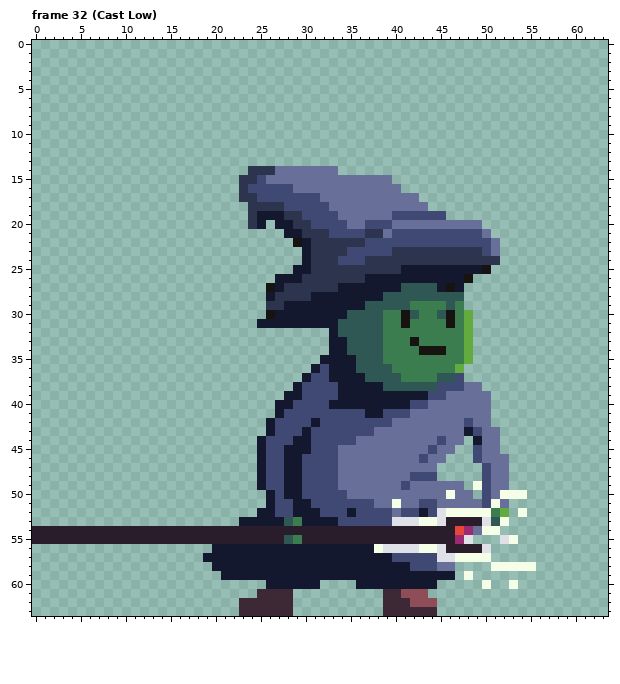
Edited in one commit: pixel-art file (Characters/Sprites/Green/Green.aseprite). The first picture shows the starting point.
64x64 pixels, 45 frames. Shown: frame 32 (Cast Low). The commit also changed other frames, which this record leaves out.
Now the later version:
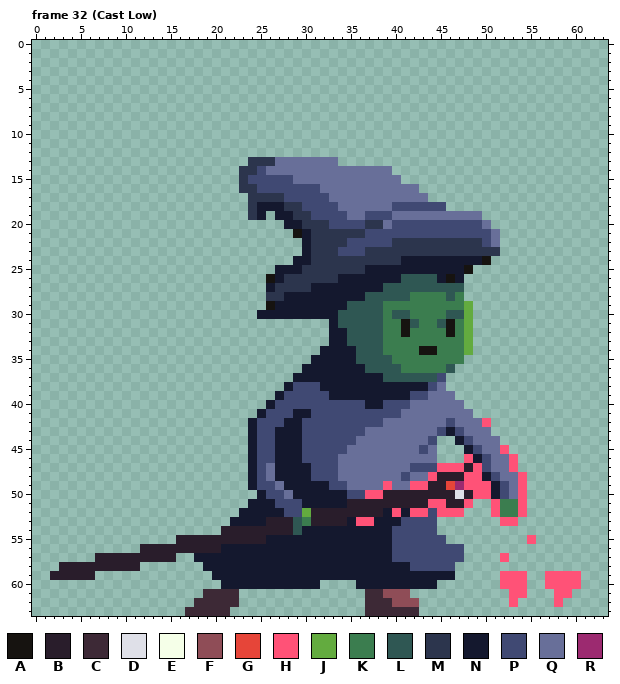
Palette (. is transparent): A #161310  B #291d2b  C #3d2936  D #dfe0e8  E #f5ffe8  F #8f4d57  G #e64539  H #ff5277  J #63ab3f  K #3b7d4f  L #2f5753  M #2c354d  N #14182e  P #404973  Q #686f99  R #9c2a70
Edits made:
Changed rows in their new state; - is an unchanged pixel.
Frame 32 (Cast Low), layer "New Char":
first column x 0:
13 ------------------------MMMQQQQQQQ---------------------------
14 -----------------------M-PQ-------QQQQQQ---------------------
15 ------------------------P-PPP-----------Q--------------------
16 ------------------------M----PPP---------QQ------------------
17 -----------------------.-MMM----P----------Q-----------------
18 -------------------------NNNMM---P------PPPPPP---------------
19 --------------------------.-N-M---P--PPPQQQQQQQQQQ-----------
20 ------------------------..-.-N-MM--PPMMQPPPPPPPPPPQ----------
21 ----------------------------.AN--MMMMPPP----------PQ---------
22 -----------------------------.-----PP---MMMMMMMMMM-----------
23 ----------------------------------P--MMM----------MM---------
24 -----------------------------N----MMM----NNNNNNNNNA.---------
25 ---------------------------NN-M------NNNN-------A..----------
26 --------------------------A-MM----NNN----LLLL-A-.------------
27 --------------------------NM---NNN-----LL----LLL-------------
28 --------------------------M-NNN------LL---KKKK-K-------------
29 --------------------------AN-------LL--KKK----K-J------------
30 -------------------------NN-------L-----LLK--KLL-------------
31 -------------------------........---------L--L---------------
32 ----------------------------------N------A----A--------------
33 ------------------------------------------K------------------
34 --------------------------------N--N---------K---------------
35 -------------------------------N-------L--------.------------
36 ------------------------------N-N---N---L-----L.-------------
37 -----------------------------N-NN----NN--LLLLP..-------------
38 ----------------------------NP--NN-----NNNNNPQ....-----------
39 ---------------------------NPP---N--------PPQQ-....----------
40 --------------------------NPP----PPPP--PPPQQ----...----------
41 -------------------------NPP-NN------PP--Q-------..----------
42 ------------------------NPP-NN-P-------Q------P-Q-H----------
43 ------------------------NPPNNNP------Q-------PNPQQ-.---------
44 ------------------------NP-NN-P-------------P..NPQ-----------
45 ------------------------NP-N--P---P--------PQ..-N---H--------
46 ------------------------NP-N---------------Q-.--HNP--H-------
47 ------------------------NPQN--N-----------PPPHHHBH---H-------
48 ------------------------NPQN--N----------PQQHBBBHHNP-QH------
49 ------------------------NP-Q--NNN-P----H-QHHBBGRHHHNPQH------
50 -------------------------NP-Q-NNNNNPPHHBBBBBBBBDBHHNPQH------
51 ------------------------NN---P-NNNNBBBBBBBBBHHBBH..HKKH------
52 -----------------------NN--N-PJBBBBBBBBNHNHH-HHH...HKKH------
53 ----------------------N---BBBLKBBBBNHHNNNPPPP.......HH-------
54 .....................--------LNNNNNNNNNNPPPPP.......---------
55 ................----------NNNNNNNNNNNNNNPPPPPP...---..-H-----
56 ------------BBBBBBBBB-----------------NNPPPPPPPP...----------
57 -------BBBBBBBBB--N--------------------------PPP...-H--------
58 ---BBBBBBBBB-------N-------------------------PP----.....-----
59 --BBBBB-------------N---------------------------.---HHH--HHHH
60 ---------------------NNNNN------------------------.-HHH--HHHH
61 -------------------CCCC--....--------CCFF-..---------HH---HH-
62 ------------------CCCCC......--------CC-FF-..--------H----H--
63 -----------------CCCCC-......--------CC----..----------------
Boxes around the changes in both pictures, in picture pixels (x1, y1, x2, y2):
changed: (32, 157, 581, 616)
